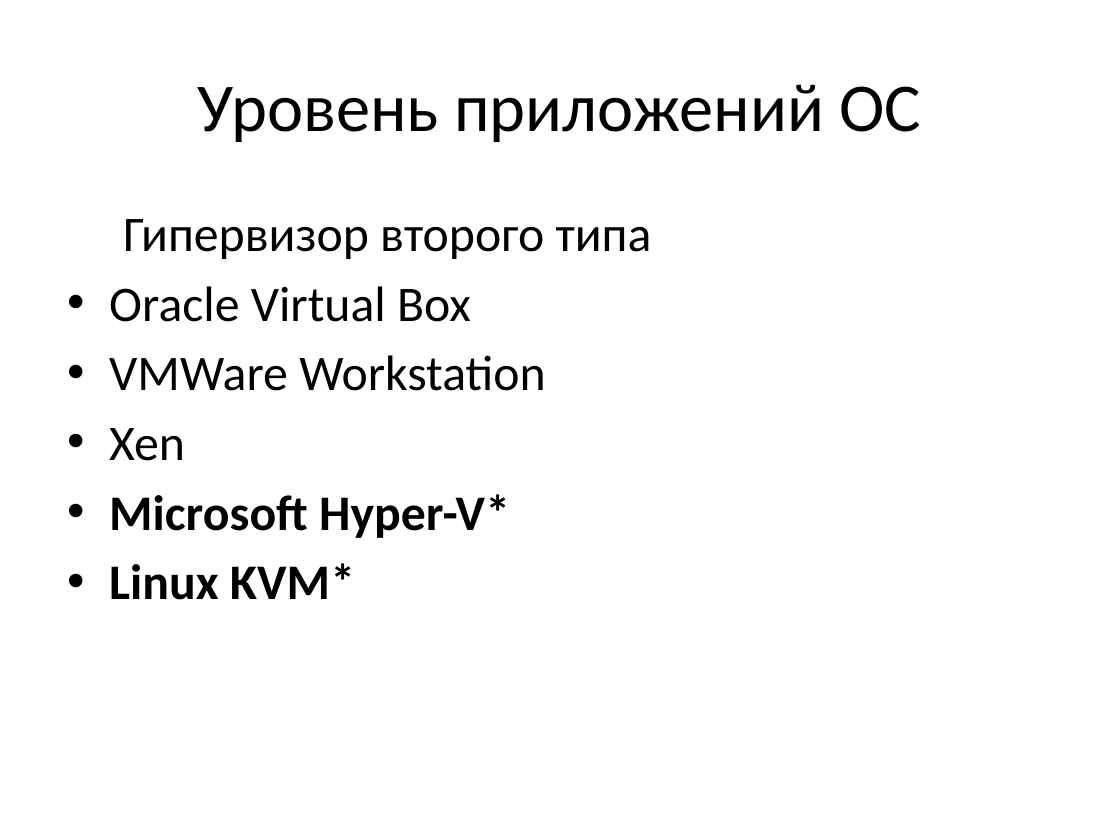
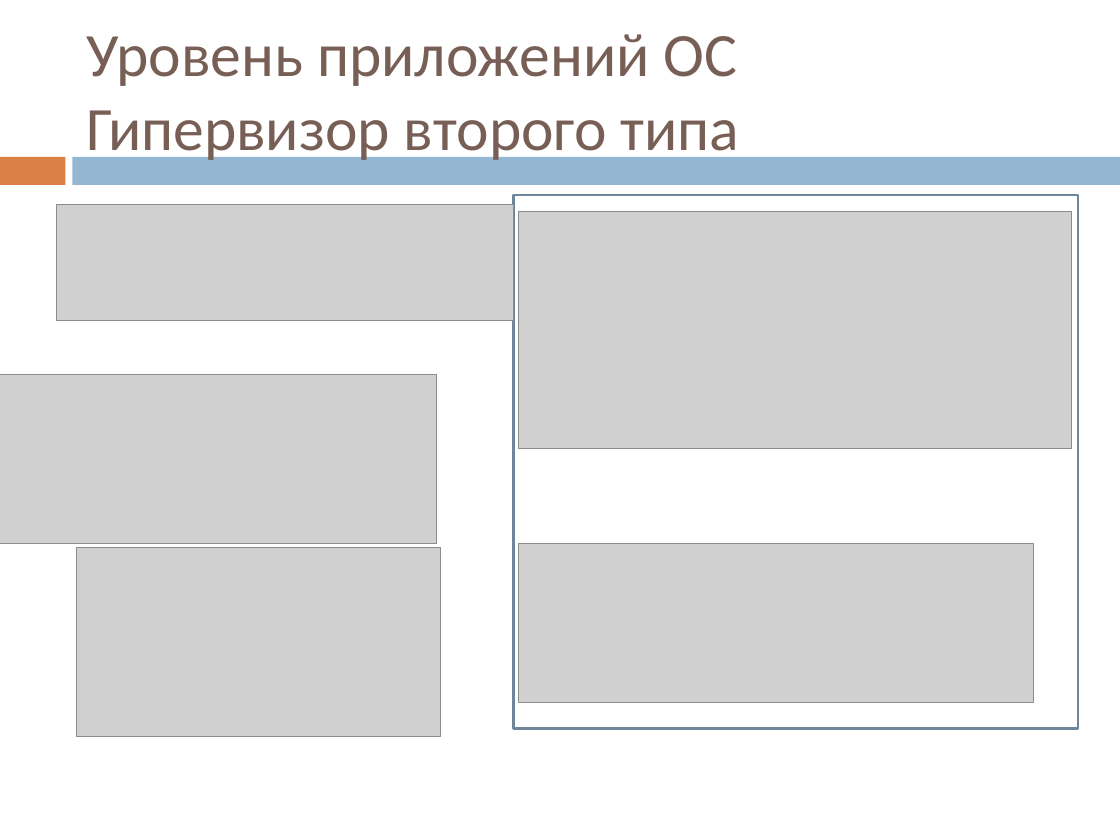
Before and after one commit to vitali-kviatkouski/personal, a slide deck: slide 15 of MiniQ/Virtualization.pptx (slide 12 before the commit). Drawn at 1120x840 pixels with LibreOffice and Linux fonts; fonts in the diff are those of the drawing; grey boxes stand for pictures. Boxes give left, top, right and bottom in pixels: in the first picture for what was removed or moved away, otherwise in the second. Text is boxed around its words. In the diff, an @@ line names an element or a change of style, - is before the commit and + after.

```diff
--- a/MiniQ/Virtualization.pptx
+++ b/MiniQ/Virtualization.pptx
@@ title at box(86, 34, 740, 165): text changed; size 44 to 39.6 pt; text colour #000000 to #775F55 @@
-Уровень приложений ОС
+Уровень приложений ОС
+Гипервизор второго типа
@@ rectangle added at box(0, 157, 65, 185), fill #DD8047 @@
@@ rectangle added at box(73, 157, 1120, 185), fill #94B6D2 @@
@@ picture added at box(56, 204, 513, 320) @@
@@ rectangle added at box(513, 195, 1077, 729), outline #6D879B 1.5 pt @@
@@ text removed at box(109, 219, 652, 600) @@
-  Гипервизор второго типа
-• Oracle Virtual Box
-• VMWare Workstation
-• Xen
-• Microsoft Hyper-V*
-• Linux KVM*
@@ picture added at box(519, 212, 1072, 449) @@
@@ picture added at box(0, 374, 437, 543) @@
@@ picture added at box(76, 548, 440, 737) @@
@@ picture added at box(519, 543, 1034, 702) @@
```
Also in this commit, not shown: 17 other slides changed, 7 slides added, 3 slides removed.
